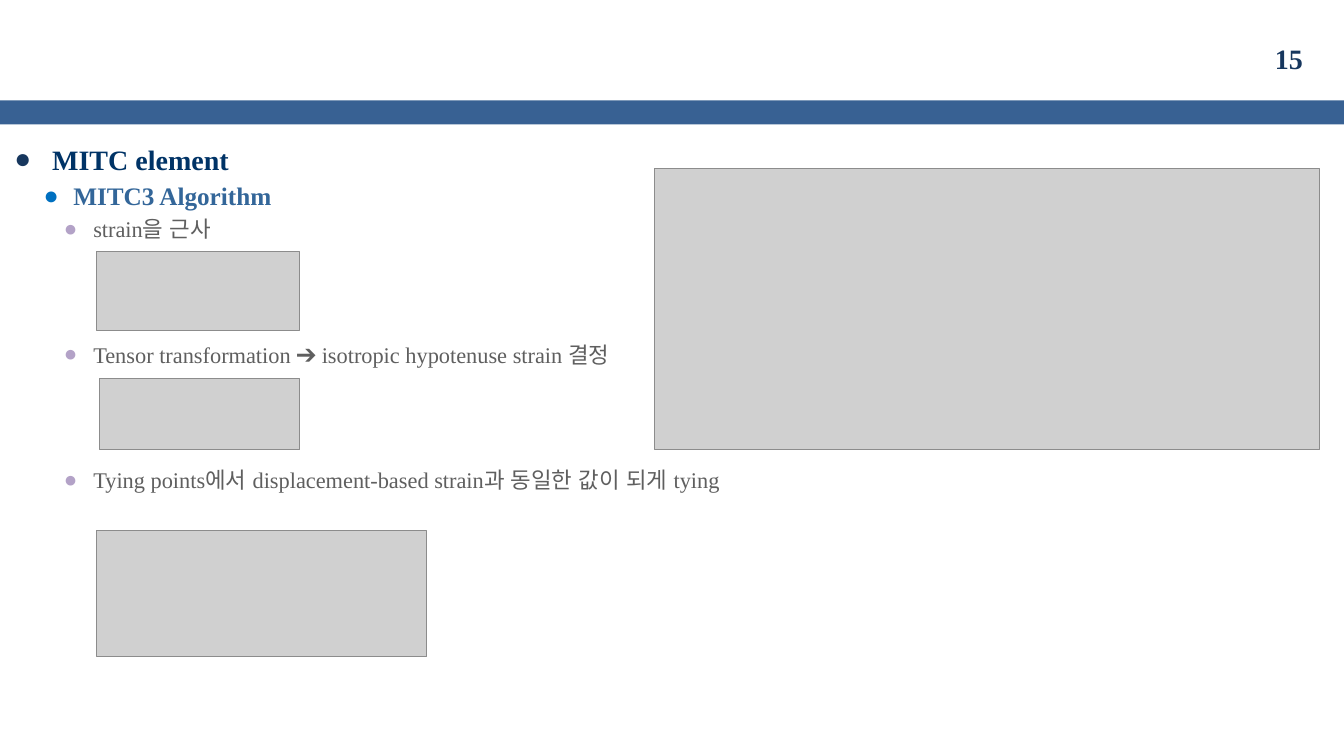
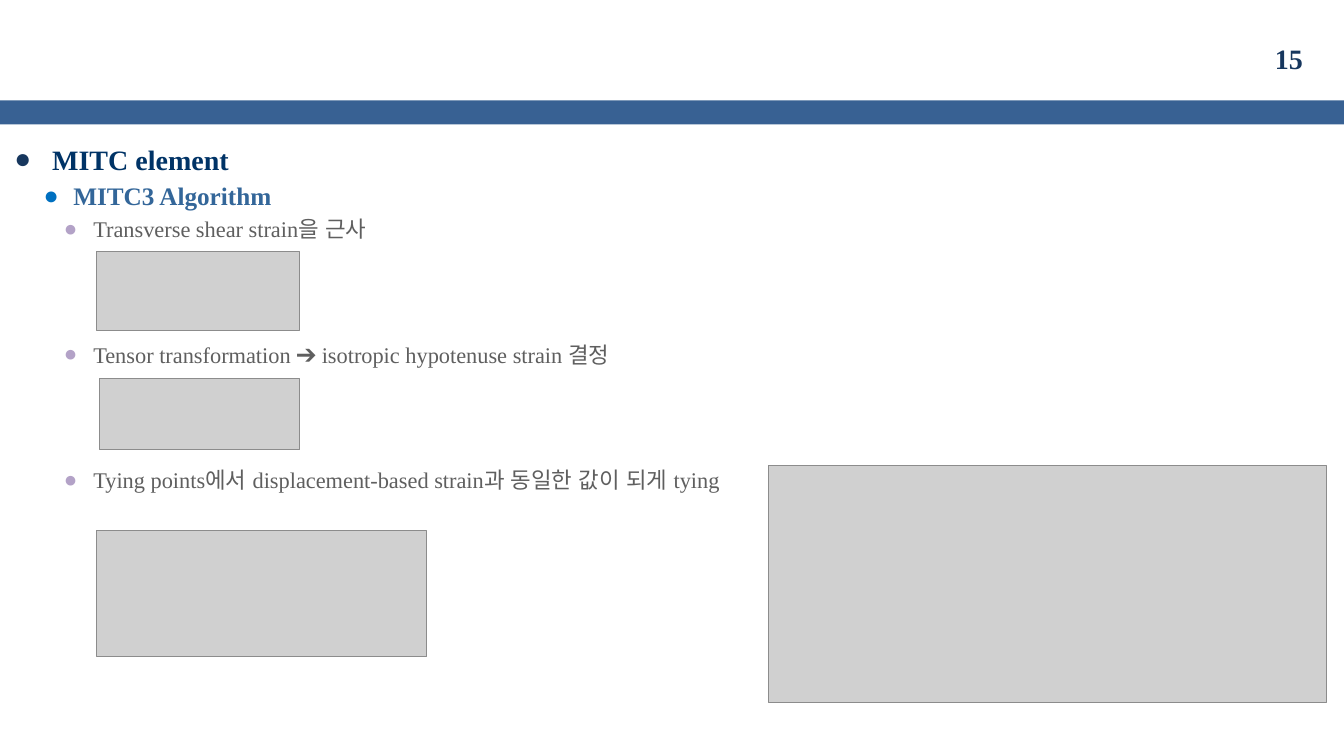
Before and after one commit to kms0523/Study, a slide deck: slide 15 of 발표자료/성과발표(중간).pptx. Drawn at 1344x756 pixels with LibreOffice and Linux fonts; fonts in the diff are those of the drawing; grey boxes stand for pictures; background and template pictures are left out. Boxes give left, top, right and bottom in pixels: in the first picture for what was removed or moved away, otherwise in the second. Text is boxed around its words. In the diff, an @@ line names an element or a change of style, - is before the commit and + after.

```diff
--- a/발표자료/성과발표(중간).pptx
+++ b/발표자료/성과발표(중간).pptx
@@ text at <box>93,218,366,239</box>: text changed @@
-    ● strain을 근사
+    ● Transverse shear strain을 근사
@@ picture: place and size @@
-picture at <box>654,168,1319,450</box>
+picture at <box>769,466,1327,702</box>
```
Also in this commit, not shown: 3 other slides changed, 2 slides added, 2 slides removed.
